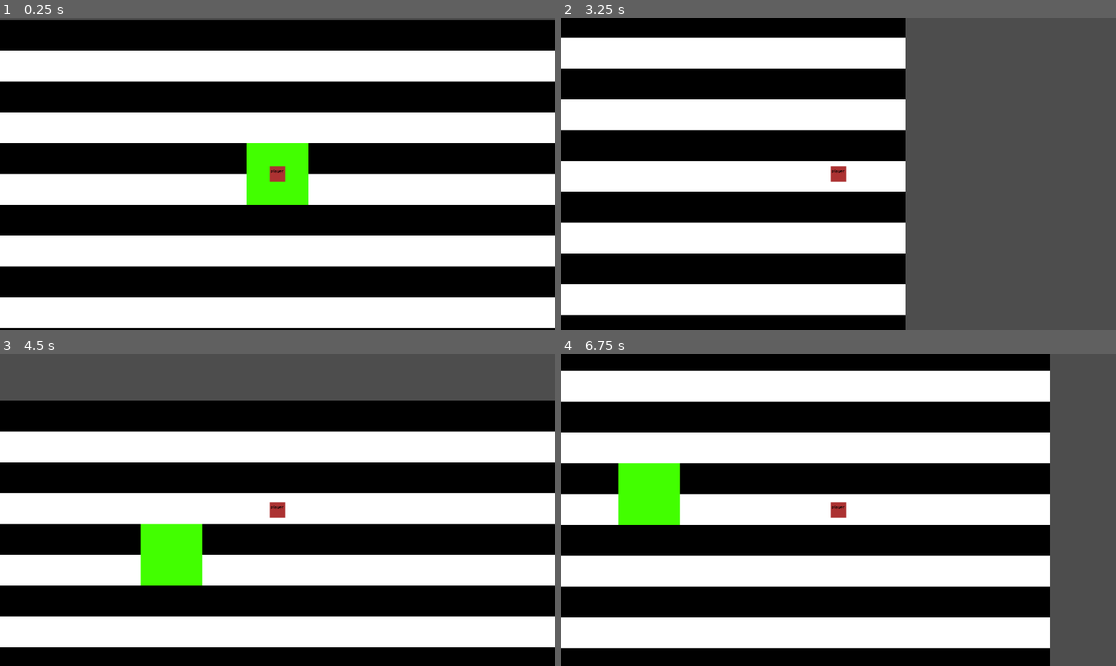
Above: before the commit, frames 1-4 (two rows, left to right).
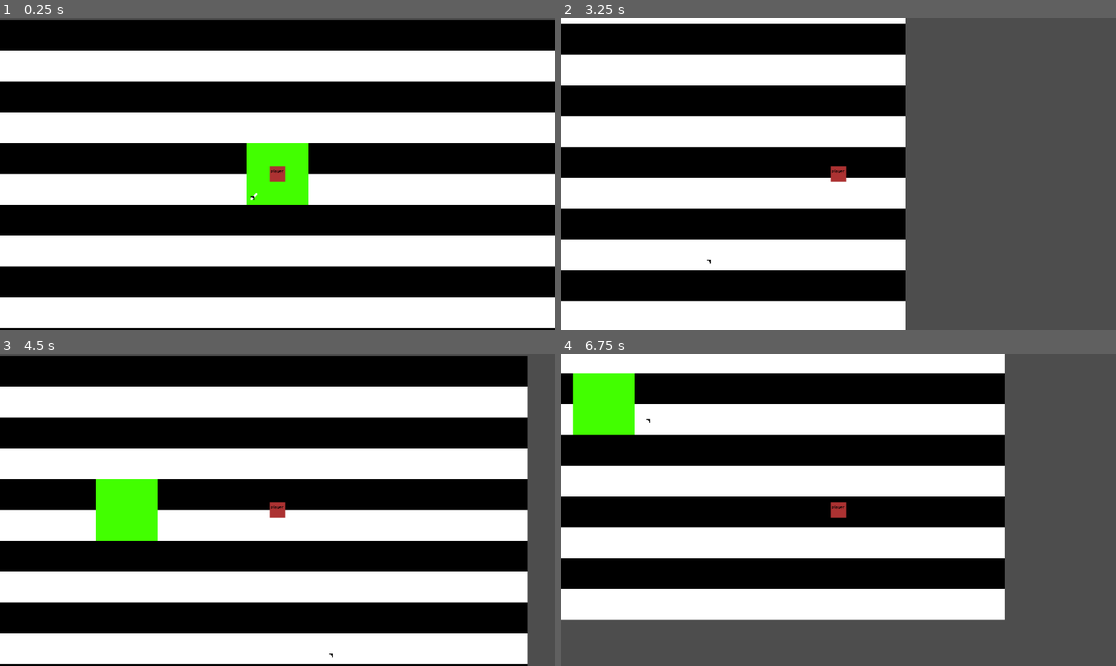
Above: after the commit, the same moments.

Repository: septimus1213/The-Ebon-Synod-TempName-
Game: Godot game, scene res://root.tscn
Same seed, same stepped clock (60 frames per second), same inputs: the game is played once before the commit and once after it.
Inputs (mouse positions are in pixels of both pictures, inside the frame that each line leads up to):
- Up to frame 1 (0.25 s): no input
- Up to frame 2 (3.25 s): tap Enter at 0.5 s; move the mouse to (960, 158) at 0.52 s; hold D (move_right) 0.53-1.28 s; tap Shift (dash) at 0.6, 3.05 s; click (960, 158) at 0.8 s; move the mouse to (727, 189) at 1.27 s; hold S (move_down) 1.28-2.03 s; click (727, 189) at 1.35 s; tap Q (Drop_Item, bound only after the commit) at 1.55, 2.1 s; move the mouse to (894, 105) at 2.02 s; hold D (move_right) 2.03-2.78 s; tap E (Pickup_Item, bound only after the commit) at 2.3, 2.85 s; move the mouse to (810, 236) at 2.77 s; hold W (move_up) from 2.78 s (still down)
- Up to frame 3 (4.5 s): move the mouse to (444, 556) at 3.52 s; release W (move_up) at 3.53 s; hold A (move_left) from 3.53 s (still down); tap Shift (dash) at 3.6 s; click (444, 556) at 3.8 s; move the mouse to (111, 463) at 4.27 s; click (111, 463) at 4.35 s
- Up to frame 4 (6.75 s): tap Q (Drop_Item, bound only after the commit) at 4.55, 5.1 s; move the mouse to (866, 510) at 5.02 s; release A (move_left) at 5.03 s; hold S (move_down) 5.03-5.78 s; tap E (Pickup_Item, bound only after the commit) at 5.3, 5.85 s; move the mouse to (755, 432) at 5.77 s; hold D (move_right) 5.78-6.53 s; tap Shift (dash) at 6.05, 6.6 s; move the mouse to (960, 494) at 6.52 s; hold W (move_up) from 6.53 s (still down)

The runs differ from the first frame. In frame 1, less than 0.1% of the frame differs, in the area x 45-47%, y 56-59%; in frame 2, 35%; in frame 3, 67%; in frame 4, 84%, in the area x 0-89%, y 0-100%.

Commit message:
dash with 5 sec cooldown and sword with attack

Diff:
--- /dev/null
+++ b/Scenes/PrefabScenes/player.tscn
@@ -0,0 +1,27 @@
+[gd_scene load_steps=4 format=3 uid="uid://dt27suyijgyho"]
+
+[ext_resource type="Script" uid="uid://cj4en2phmgdj7" path="res://scr_player/player.gd" id="1_il23p"]
+[ext_resource type="Texture2D" uid="uid://b3csylisx5xwy" path="res://pp.png" id="2_ycbe0"]
+
+[sub_resource type="RectangleShape2D" id="RectangleShape2D_i58a6"]
+size = Vector2(16.625, 16.875)
+
+[node name="Player" type="CharacterBody2D"]
+z_index = 5
+collision_layer = 6
+script = ExtResource("1_il23p")
+
+[node name="Sprite2D" type="Sprite2D" parent="."]
+position = Vector2(-3.0517578e-05, 0)
+scale = Vector2(0.25585923, 0.25390628)
+texture = ExtResource("2_ycbe0")
+
+[node name="CollisionShape2D" type="CollisionShape2D" parent="."]
+shape = SubResource("RectangleShape2D_i58a6")
+
+[node name="Camera2D" type="Camera2D" parent="."]
+zoom = Vector2(2, 2)
+
+[node name="Timer" type="Timer" parent="."]
+
+[connection signal="timeout" from="Timer" to="." method="_on_timer_timeout"]
--- /dev/null
+++ b/Scenes/PrefabScenes/player_with_sword.tscn
@@ -0,0 +1,114 @@
+[gd_scene load_steps=9 format=3 uid="uid://bxesyw30mgefc"]
+
+[ext_resource type="Script" uid="uid://sgfgdf8o6oj3" path="res://Scripts/player_with_sword.gd" id="1_e0ht2"]
+[ext_resource type="Texture2D" uid="uid://b3csylisx5xwy" path="res://pp.png" id="2_e0ht2"]
+[ext_resource type="Texture2D" uid="uid://dovxagdbmgaeq" path="res://Assets/Player And Attributes/Sword.png" id="3_e0ht2"]
+
+[sub_resource type="RectangleShape2D" id="RectangleShape2D_i58a6"]
+size = Vector2(16.625, 16.875)
+
+[sub_resource type="RectangleShape2D" id="RectangleShape2D_e0ht2"]
+size = Vector2(11.5, 11)
+
+[sub_resource type="Animation" id="Animation_e0ht2"]
+resource_name = "Attack"
+length = 0.25
+tracks/0/type = "value"
+tracks/0/imported = false
+tracks/0/enabled = true
+tracks/0/path = NodePath("Sword_In_Hand/Sprite2D:position")
+tracks/0/interp = 1
+tracks/0/loop_wrap = true
+tracks/0/keys = {
+"times": PackedFloat32Array(0, 0.23333333),
+"transitions": PackedFloat32Array(1, 1),
+"update": 0,
+"values": [Vector2(12.000002, -2), Vector2(-10, -7)]
+}
+tracks/1/type = "value"
+tracks/1/imported = false
+tracks/1/enabled = true
+tracks/1/path = NodePath("Sword_In_Hand/Sprite2D:rotation")
+tracks/1/interp = 1
+tracks/1/loop_wrap = true
+tracks/1/keys = {
+"times": PackedFloat32Array(0, 0.23333333),
+"transitions": PackedFloat32Array(1, 1),
+"update": 0,
+"values": [0.0, -1.5707963267948966]
+}
+
+[sub_resource type="Animation" id="Animation_qptbv"]
+length = 0.001
+tracks/0/type = "value"
+tracks/0/imported = false
+tracks/0/enabled = true
+tracks/0/path = NodePath("Sword_In_Hand/Sprite2D:position")
+tracks/0/interp = 1
+tracks/0/loop_wrap = true
+tracks/0/keys = {
+"times": PackedFloat32Array(0),
+"transitions": PackedFloat32Array(1),
+"update": 0,
+"values": [Vector2(-11, -1)]
+}
+tracks/1/type = "value"
+tracks/1/imported = false
+tracks/1/enabled = true
+tracks/1/path = NodePath("Sword_In_Hand/Sprite2D:rotation")
+tracks/1/interp = 1
+tracks/1/loop_wrap = true
+tracks/1/keys = {
+"times": PackedFloat32Array(0),
+"transitions": PackedFloat32Array(1),
+"update": 0,
+"values": [4.712389]
+}
+
+[sub_resource type="AnimationLibrary" id="AnimationLibrary_jo44x"]
+_data = {
+&"Attack": SubResource("Animation_e0ht2"),
+&"RESET": SubResource("Animation_qptbv")
+}
+
+[node name="PlayerWithSword" type="CharacterBody2D"]
+z_index = 5
+collision_layer = 2
+script = ExtResource("1_e0ht2")
+speed = 200.0
+dashspeed = 3000
+
+[node name="Sprite2D" type="Sprite2D" parent="."]
+position = Vector2(-3.0517578e-05, 0)
+scale = Vector2(0.25585923, 0.25390628)
+texture = ExtResource("2_e0ht2")
+
+[node name="CollisionShape2D" type="CollisionShape2D" parent="."]
+shape = SubResource("RectangleShape2D_i58a6")
+
+[node name="Camera2D" type="Camera2D" parent="."]
+zoom = Vector2(2, 2)
+
+[node name="Timer" type="Timer" parent="."]
+
+[node name="Sword_In_Hand" type="Area2D" parent="."]
+collision_layer = 4
+
+[node name="Sprite2D" type="Sprite2D" parent="Sword_In_Hand"]
+texture_filter = 1
+position = Vector2(-10, -7)
+rotation = -1.5707964
+texture = ExtResource("3_e0ht2")
+
+[node name="CollisionShape2D" type="CollisionShape2D" parent="Sword_In_Hand"]
+position = Vector2(14.25, -3.5)
+shape = SubResource("RectangleShape2D_e0ht2")
+
+[node name="AnimationPlayer" type="AnimationPlayer" parent="."]
+reset_on_save = false
+libraries = {
+&"": SubResource("AnimationLibrary_jo44x")
+}
+
+[connection signal="timeout" from="Timer" to="." method="_on_timer_timeout"]
+[connection signal="animation_finished" from="AnimationPlayer" to="." method="_on_animation_player_animation_finished"]
--- /dev/null
+++ b/Scenes/PrefabScenes/sword_ground.tscn
@@ -0,0 +1,31 @@
+[gd_scene load_steps=4 format=3 uid="uid://r8weomta0yow"]
+
+[ext_resource type="Script" uid="uid://cjxpbwi61wxe7" path="res://scripts/sword_ground.gd" id="1_fji7o"]
+[ext_resource type="Texture2D" uid="uid://dovxagdbmgaeq" path="res://Assets/Player And Attributes/Sword.png" id="2_t7axq"]
+
+[sub_resource type="CircleShape2D" id="CircleShape2D_4rmoq"]
+radius = 3.0
+
+[node name="Sword_Ground" type="Area2D"]
+z_index = 6
+collision_mask = 2
+script = ExtResource("1_fji7o")
+
+[node name="Sprite2D" type="Sprite2D" parent="."]
+texture_filter = 1
+texture = ExtResource("2_t7axq")
+
+[node name="CollisionShape2D" type="CollisionShape2D" parent="."]
+shape = SubResource("CircleShape2D_4rmoq")
+
+[node name="Label" type="Label" parent="."]
+visible = false
+offset_left = 1.0
+offset_top = -15.0
+offset_right = 56.0
+offset_bottom = 8.0
+theme_override_font_sizes/font_size = 8
+text = "Press E"
+
+[connection signal="body_entered" from="." to="." method="_on_body_entered"]
+[connection signal="body_exited" from="." to="." method="_on_body_exited"]
--- /dev/null
+++ b/Scripts/player_with_sword.gd
@@ -0,0 +1,69 @@
+extends CharacterBody2D
+
+@export var DashTimer = 5
+@export var speed = 300.0
+@export var dashspeed = 5000
+@onready var collision_shape_2d: CollisionShape2D = $CollisionShape2D
+@onready var timer: Timer = $Timer
+@onready var player: CharacterBody2D = $"../Player"
+@onready var player_with_sword: CharacterBody2D = $"."
+@onready var sword_ground: Area2D = $"../Sword_Ground"
+@onready var animation_player: AnimationPlayer = $AnimationPlayer
+@onready var sprite_2d: Sprite2D = $Sword_In_Hand/Sprite2D
+
+# setting dash
+var is_dash_ready = true
+
+
+# dash timer
+func _ready() -> void:
+	timer.wait_time = DashTimer
+	sprite_2d.position.x = 11
+	sprite_2d.position.y = -1
+	sprite_2d.rotation = 0
+
+# move left down right up and dash
+func _physics_process(_delta):
+
+	var direction = Input.get_vector("move_left", "move_right", "move_up", "move_down")
+	velocity = direction * speed
+
+
+	var dash = Input.is_action_just_pressed("dash")
+	if dash and direction != Vector2.ZERO and is_dash_ready == true:
+		collision_shape_2d.disabled = true
+		velocity = direction * dashspeed
+		collision_shape_2d.disabled = false
+		is_dash_ready = false
+		timer.start()
+
+
+	move_and_slide()
+
+# drop item/sword
+func _process(_delta: float) -> void:
+	var drop = Input.is_action_just_pressed("Drop_Item")
+	if drop:
+
+		# add normal player back
+		player.position = player_with_sword.global_position
+		player.visible = true
+
+		# add sword back on the ground
+		sword_ground.position = player_with_sword.global_position
+		sword_ground.visible = true
+
+		# delete player with sword
+		player_with_sword.visible = false
+
+	var attack = Input.is_action_just_pressed("Attack")
+	if attack and player_with_sword.visible == true:
+		animation_player.play("Attack")
+
+
+
+
+func _on_animation_player_animation_finished(anim_name: StringName) -> void:
+	sprite_2d.position.x = 11
+	sprite_2d.position.y = -1
+	sprite_2d.rotation = 0
--- /dev/null
+++ b/Scripts/sword_ground.gd
@@ -0,0 +1,28 @@
+extends Area2D
+
+
+@onready var label: Label = $Label
+@onready var sword_on_ground: Area2D = $"."
+@onready var player: CharacterBody2D = $"../Player"
+@onready var player_with_sword: CharacterBody2D = $"../PlayerWithSword"
+
+
+
+#  pickup item/sword
+func _process(_delta: float) -> void:
+	var pickup = Input.is_action_just_pressed("Pickup_Item")
+	if pickup and label.visible == true:
+		player_with_sword.position = player.position
+		player_with_sword.visible = true
+		player.visible = false
+		sword_on_ground.visible = false
+
+
+# pickup label set to visible
+func _on_body_entered(_body: Node2D) -> void:
+	label.visible = true
+
+
+# pickup label set to invisible
+func _on_body_exited(_body: Node2D) -> void:
+	label.visible = false
--- a/project.godot
+++ b/project.godot
@@ -46,3 +46,18 @@
 "events": [Object(InputEventKey,"resource_local_to_scene":false,"resource_name":"","device":-1,"window_id":0,"alt_press …(195 unchanged characters)…
 ]
 }
+Pickup_Item={
+"deadzone": 0.2,
+"events": [Object(InputEventKey,"resource_local_to_scene":false,"resource_name":"","device":-1,"window_id":0,"alt_pressed":false,"shift_pressed":false,"ctrl_pressed":false,"meta_pressed":false,"pressed":false,"keycode":0,"physical_keycode":69,"key_label":0,"unicode":101,"location":0,"echo":false,"script":null)
+]
+}
+Drop_Item={
+"deadzone": 0.2,
+"events": [Object(InputEventKey,"resource_local_to_scene":false,"resource_name":"","device":-1,"window_id":0,"alt_pressed":false,"shift_pressed":false,"ctrl_pressed":false,"meta_pressed":false,"pressed":false,"keycode":0,"physical_keycode":81,"key_label":0,"unicode":113,"location":0,"echo":false,"script":null)
+]
+}
+Attack={
+"deadzone": 0.2,
+"events": [Object(InputEventMouseButton,"resource_local_to_scene":false,"resource_name":"","device":-1,"window_id":0,"alt_pressed":false,"shift_pressed":false,"ctrl_pressed":false,"meta_pressed":false,"button_mask":0,"position":Vector2(0, 0),"global_position":Vector2(0, 0),"factor":1.0,"button_index":1,"canceled":false,"pressed":false,"double_click":false,"script":null)
+]
+}
--- a/root.tscn
+++ b/root.tscn
@@ -1,8 +1,10 @@
-[gd_scene load_steps=7 format=3 uid="uid://bx8bsjabsig65"]
+[gd_scene load_steps=9 format=3 uid="uid://bx8bsjabsig65"]
 
 [ext_resource type="Script" uid="uid://cj4en2phmgdj7" path="res://scr_player/player.gd" id="1_pyidc"]
 [ext_resource type="Texture2D" uid="uid://b3csylisx5xwy" path="res://pp.png" id="2_vvh5c"]
 [ext_resource type="Texture2D" uid="uid://c3u8goof4ksup" path="res://Assets/TilesSets/Tilesettest.png" id="3_vvh5c"]
+[ext_resource type="PackedScene" uid="uid://bxesyw30mgefc" path="res://Scenes/PrefabScenes/player_with_sword.tscn" id="5_jnlp7"]
+[ext_resource type="PackedScene" uid="uid://r8weomta0yow" path="res://Scenes/PrefabScenes/sword_ground.tscn" id="5_l8v81"]
 
 [sub_resource type="RectangleShape2D" id="RectangleShape2D_28aoi"]
 size = Vector2(16.625, 16.875)
@@ -21,10 +23,8 @@
 
 [node name="Player" type="CharacterBody2D" parent="."]
 z_index = 5
-collision_layer = 2
+collision_layer = 6
 script = ExtResource("1_pyidc")
-speed = 200.0
-dashspeed = 3000
 
 [node name="Sprite2D" type="Sprite2D" parent="Player"]
 position = Vector2(-3.0517578e-05, 0)
@@ -34,10 +34,20 @@
 [node name="CollisionShape2D" type="CollisionShape2D" parent="Player"]
 shape = SubResource("RectangleShape2D_28aoi")
 
-[node name="Camera2D" type="Camera2D" parent="Player"]
+[node name="Timer" type="Timer" parent="Player"]
+
+[node name="Camera2D2" type="Camera2D" parent="Player"]
 zoom = Vector2(2, 2)
 
 [node name="TileMap" type="TileMap" parent="."]
 tile_set = SubResource("TileSet_jnlp7")
 format = 2
 layer_0/tile_data = PackedInt32Array(262149, 65537, 1, 262148, 65537, 1, 327684, 65537, 1, 327685, 65537, 1, 262147, 65 …(18180 unchanged characters)…
+
+[node name="PlayerWithSword" parent="." instance=ExtResource("5_jnlp7")]
+visible = false
+
+[node name="Sword_Ground" parent="." instance=ExtResource("5_l8v81")]
+position = Vector2(-25, 24)
+
+[connection signal="timeout" from="Player/Timer" to="Player" method="_on_timer_timeout"]
--- a/scr_player/player.gd
+++ b/scr_player/player.gd
@@ -1,15 +1,36 @@
 extends CharacterBody2D
 
-@export var speed = 300.0
-@export var dashspeed = 5000
+@export var DashTimer = 5
+@export var speed = 200.0
+@export var dashspeed = 3000
+@onready var collision_shape_2d: CollisionShape2D = $CollisionShape2D
+@onready var timer: Timer = $Timer
+var is_dash_ready = true
 
-func _physics_process(delta):
+
+
+# set timer length
+func _ready() -> void:
+	timer.wait_time = DashTimer
+
+# walk  left right up down and dash with a timer between dash of x secconds
+func _physics_process(_delta):
 
 	var direction = Input.get_vector("move_left", "move_right", "move_up", "move_down")
 	velocity = direction * speed
 
+
 	var dash = Input.is_action_just_pressed("dash")
-	if dash and direction != Vector2.ZERO:
+	if dash and direction != Vector2.ZERO and is_dash_ready == true:
+		collision_shape_2d.disabled = true
 		velocity = direction * dashspeed
+		collision_shape_2d.disabled = false
+		is_dash_ready = false
+		timer.start()
 
 	move_and_slide()
+
+
+# timer for setting dash to true after x secconds
+func _on_timer_timeout() -> void:
+	is_dash_ready = true
Binary file added: Assets/Player And Attributes/Sword.png
Not shown, changed: Assets/Player And Attributes/Sword.png.import
Binary file removed: Scripts/Tilesettest.png
Not shown, added: Scripts/player_with_sword.gd.uid
Not shown, added: Scripts/sword_ground.gd.uid
